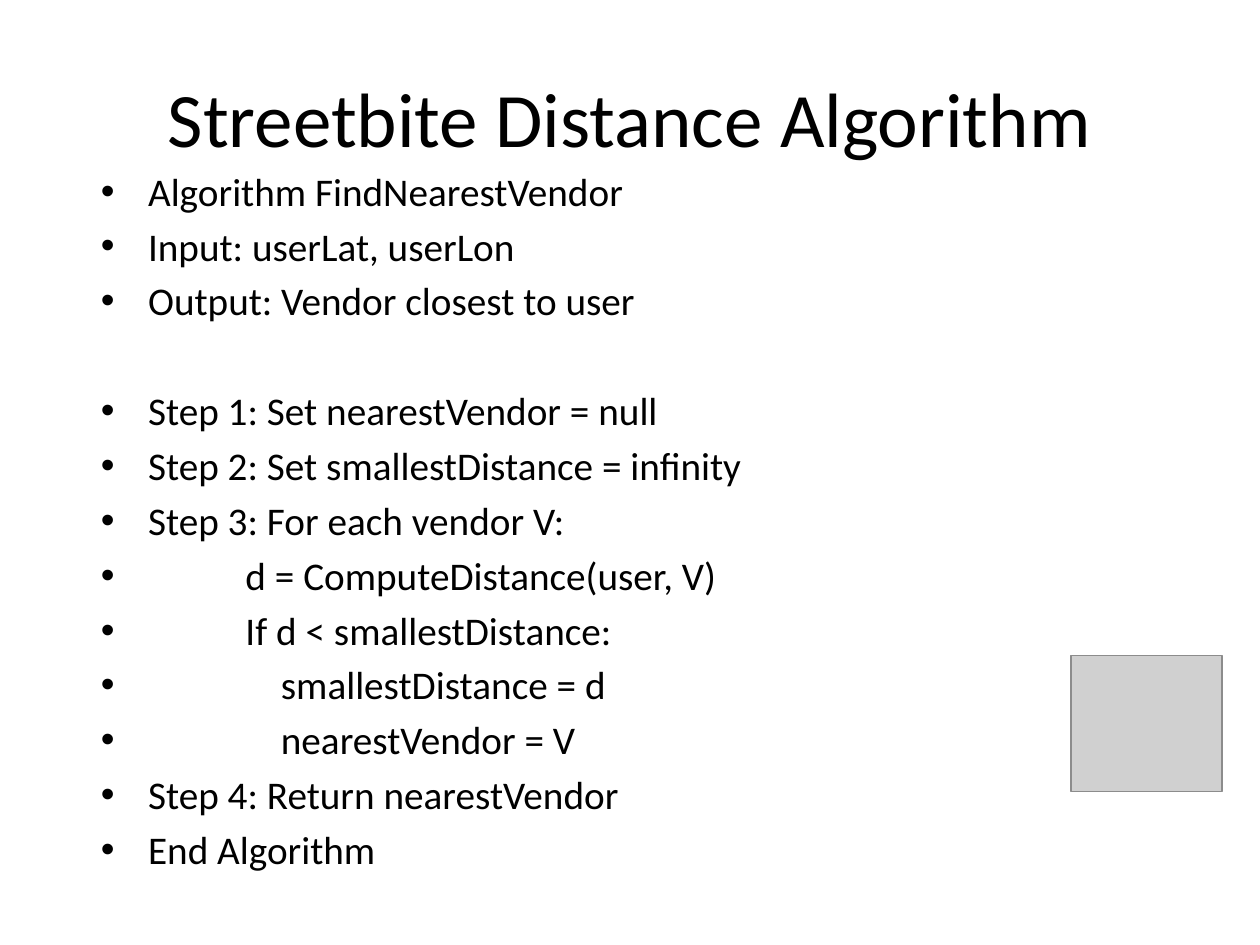
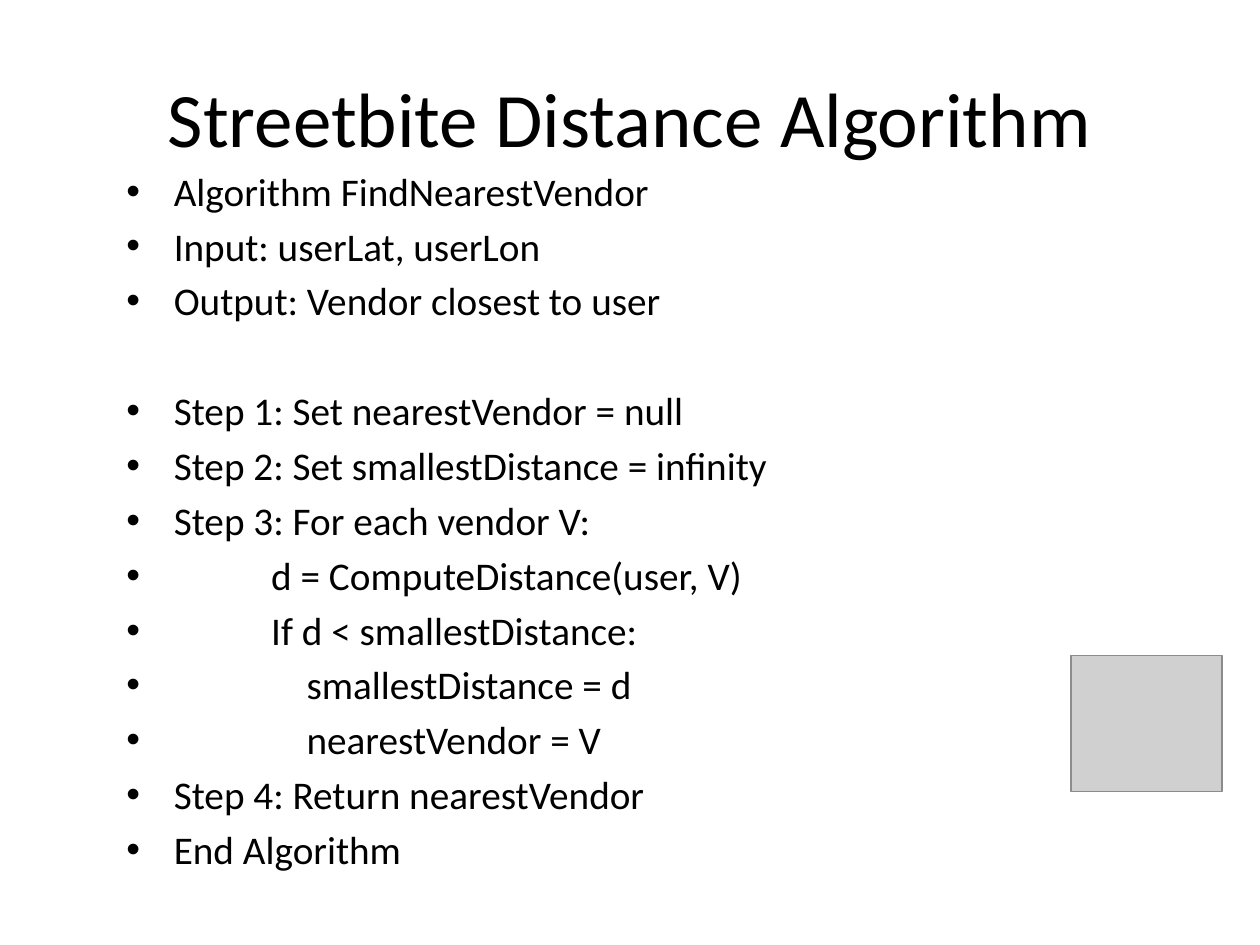
Before and after one commit to Rinzin23/mac101research, a slide deck: slide 7 of Streetbite_6_7_Slides_Rinzin_Sherpa.pptx. Drawn at 1260x945 pixels with LibreOffice and Linux fonts; fonts in the diff are those of the drawing; grey boxes stand for pictures. Boxes give left, top, right and bottom in pixels: in the first picture for what was removed or moved away, otherwise in the second. Text is boxed around its words. In the diff, an @@ line names an element or a change of style, - is before the commit and + after.

```diff
--- a/Streetbite_6_7_Slides_Rinzin_Sherpa.pptx
+++ b/Streetbite_6_7_Slides_Rinzin_Sherpa.pptx
@@ text "Algorithm FindNearestVendor" rewrapped from (148,178,740,871) to (174,178,766,810) @@
```
